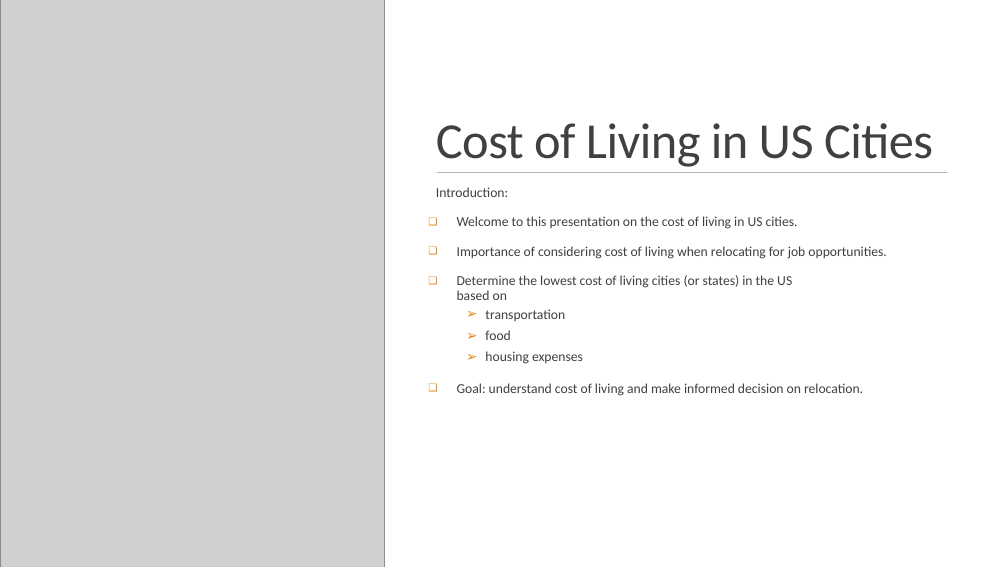
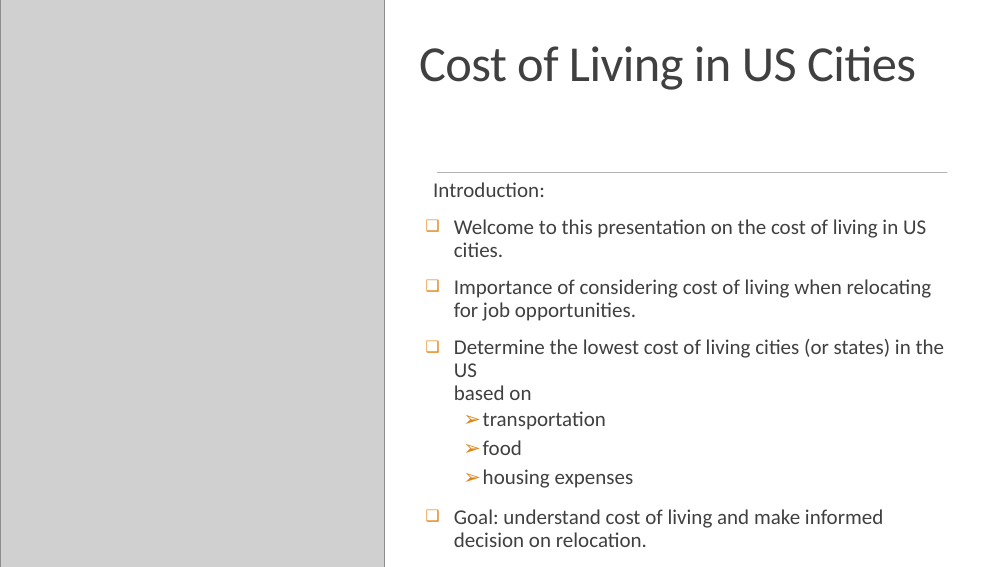
Before and after one commit to TsebaotK/Cost-of-Living, a slide deck: slide 2 of Project1-Presentation.pptx. Drawn at 1008x567 pixels with LibreOffice and Linux fonts; fonts in the diff are those of the drawing; grey boxes stand for pictures. Boxes give left, top, right and bottom in pixels: in the first picture for what was removed or moved away, otherwise in the second. Text is boxed around its words. In the diff, an @@ line names an element or a change of style, - is before the commit and + after.

```diff
--- a/Project1-Presentation.pptx
+++ b/Project1-Presentation.pptx
@@ title "Cost of Living in US ..." moved from (x1=436, y1=123, x2=933, y2=167) to (x1=419, y1=46, x2=916, y2=90) @@
@@ text "Introduction:" at (x1=433, y1=182, x2=945, y2=547): size 13 to 20 pt @@
```
Also in this commit, not shown: 5 other slides changed, 2 slides added, 3 slides removed.
